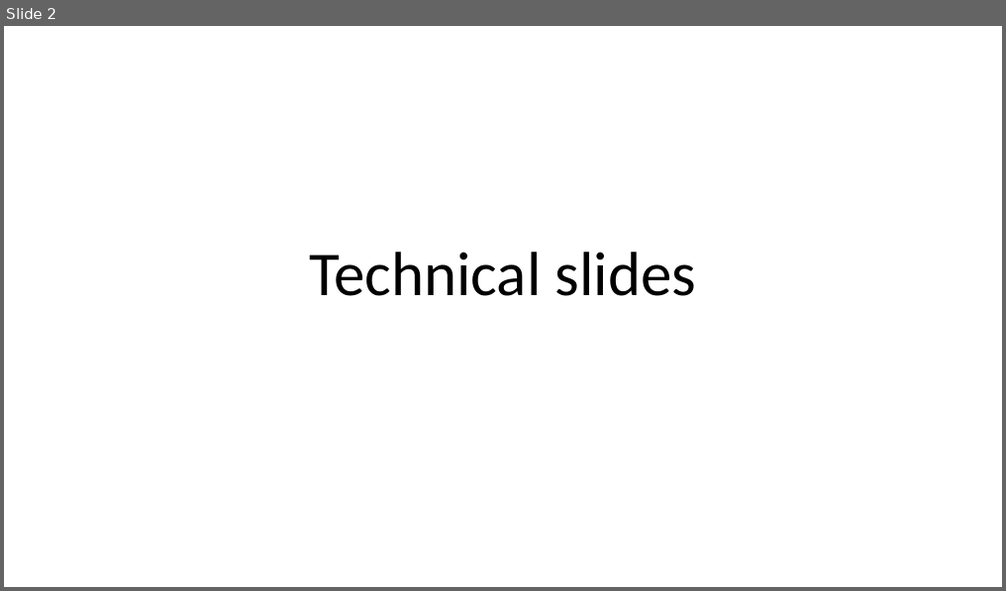
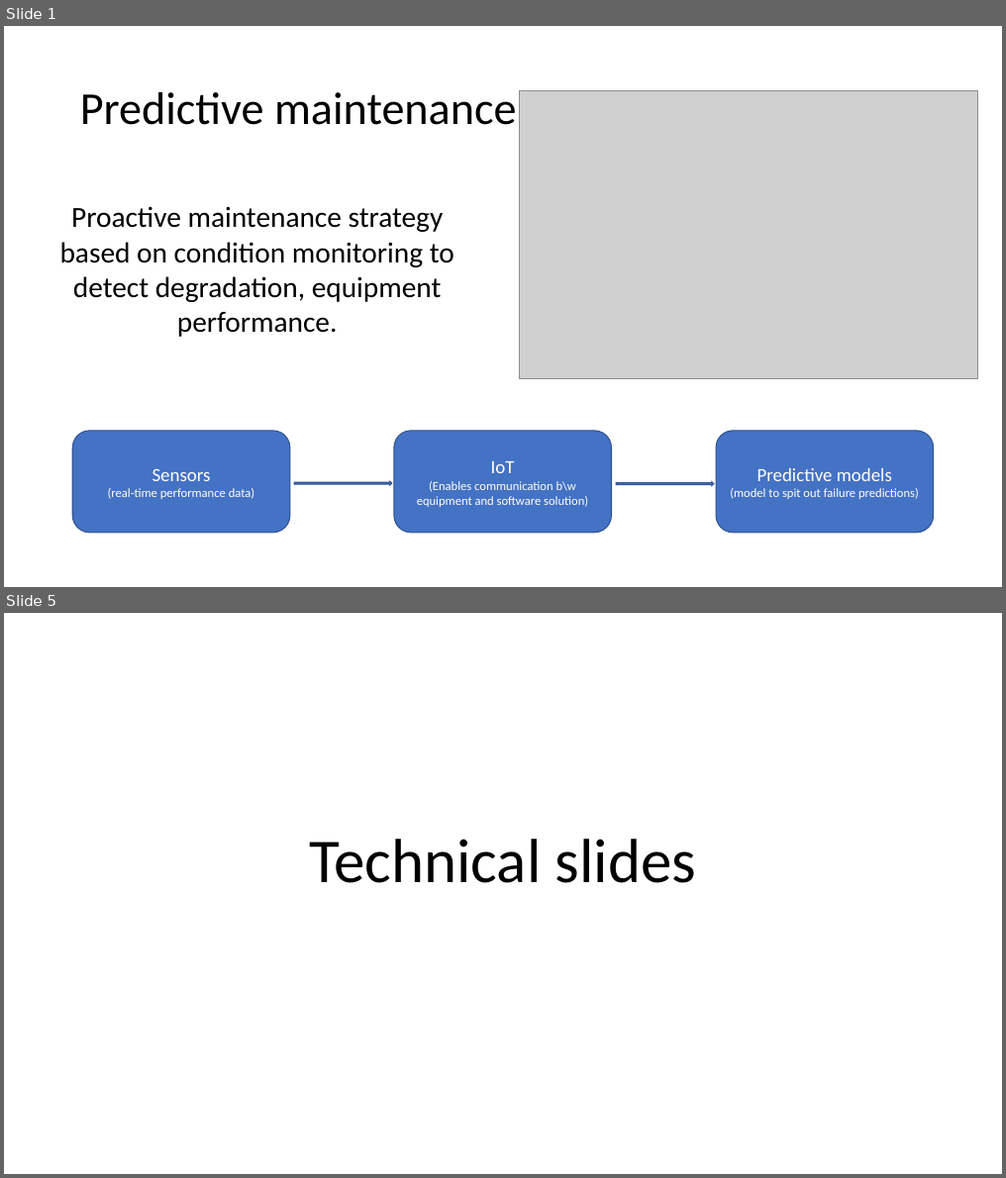
Before and after one commit to Axbit/ml-iot-showcases, a slide deck: PredictiveMaintenance/Predictive maintenance.pptx. Shown one above the other, each under a label of ours: slide 2 before the commit, slides 1 and 5 after it; the slides between them are not shown. The pictures are 1006x591 and 1006x1178 pixels, drawn with LibreOffice and Linux fonts; fonts in the diff are those of the drawing; grey boxes stand for pictures. Boxes give left, top, right and bottom in pixels: in the first picture for what was removed or moved away, otherwise in the second. Text is boxed around its words. In the diff, an @@ line names an element or a change of style, - is before the commit and + after.

```diff
--- a/PredictiveMaintenance/Predictive maintenance.pptx
+++ b/PredictiveMaintenance/Predictive maintenance.pptx
@@ slide 1 added at box(4, 26, 1002, 587), background #FFFFFF @@
@@ title added at box(80, 92, 517, 125), 44 pt, text #000000 @@
+Predictive maintenance
@@ picture added at box(519, 91, 977, 379) @@
@@ text added at box(60, 206, 454, 337), 28 pt, text #000000 @@
+Proactive maintenance strategy based on condition monitoring to detect degradation, equipment performance.
@@ rounded rectangle added at box(73, 431, 290, 533), fill #4472C4, outline #325491 1 pt, 12 pt, text #FFFFFF @@
+Sensors
+(real-time performance data)
@@ rounded rectangle added at box(394, 431, 611, 533), fill #4472C4, outline #325491 1 pt, 12 pt, text #FFFFFF @@
+IoT
+(Enables communication b\w equipment and software solution)
@@ rounded rectangle added at box(716, 431, 933, 533), fill #4472C4, outline #325491 1 pt, 12 pt, text #FFFFFF @@
+Predictive models
+(model to spit out failure predictions)
@@ right arrow added at box(294, 482, 392, 485), fill #4472C4, outline #325491 1 pt @@
@@ right arrow added at box(617, 482, 715, 485), fill #4472C4, outline #325491 1 pt @@
@@ what was slide 2 is now slide 5 @@
```
Also in this commit, not shown: 8 slides changed, 10 other slides added.
